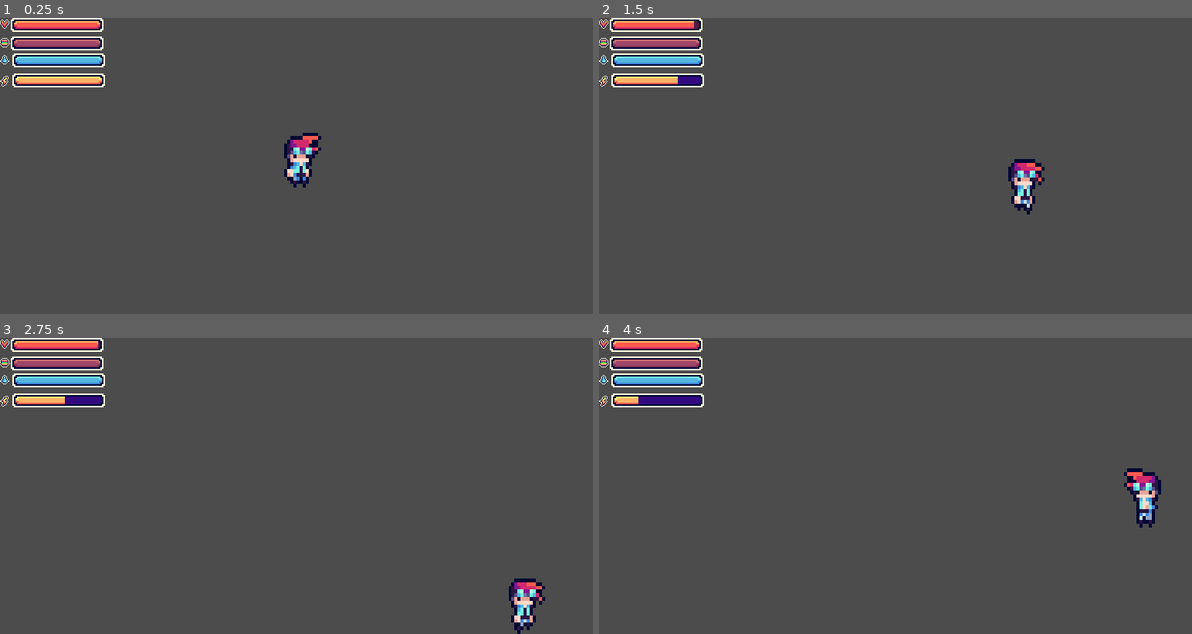
Above: before the commit, frames 1-4 (two rows, left to right).
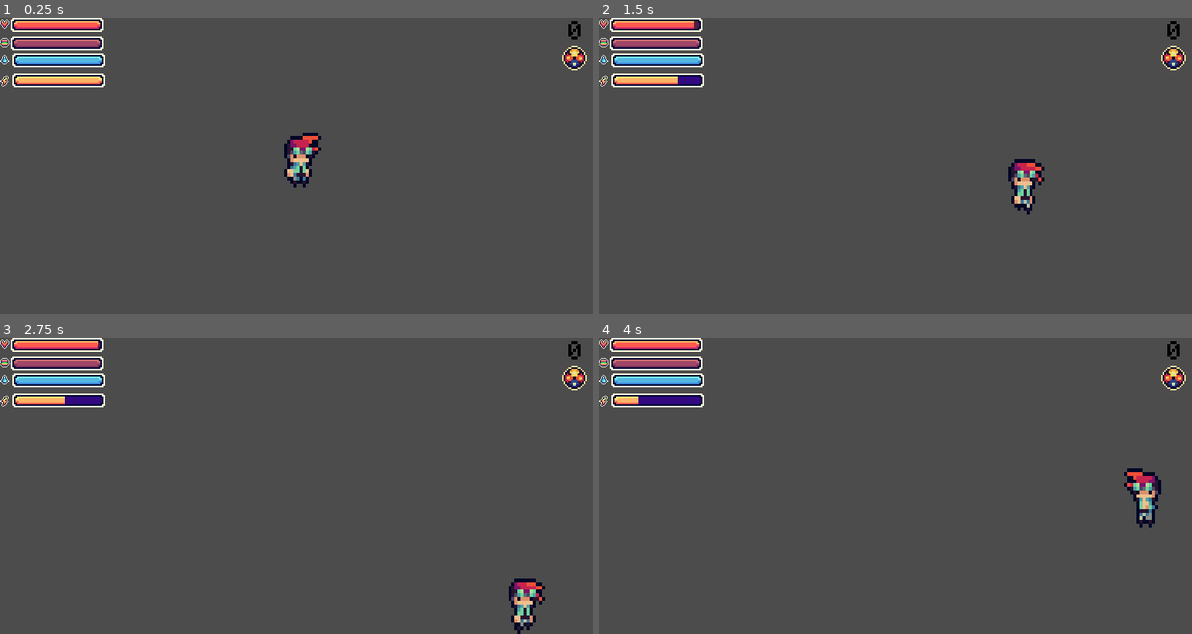
Above: after the commit, the same moments.

Repository: EuBraBo48/ProjetorDaGameJamOcercoDeNewArcadia
Game: Godot game, scene res://EuBraBo/scenes/teas.tscn
The game is run twice, just before and just after one commit, with the same random seed, the same clock (stepped at 60 frames per second) and the same inputs. The project has no main scene, so this scene is started directly.
Inputs:
- Up to frame 1 (0.25 s): no input
- Up to frame 2 (1.5 s): hold D (mv_direito) 0.53-1.28 s; tap Shift (mv_dash) at 0.6, 1.35 s; hold S (mv_baixo) from 1.28 s (still down)
- Up to frame 3 (2.75 s): release S (mv_baixo) at 2.03 s; hold D (mv_direito) from 2.03 s (still down); tap Shift (mv_dash) at 2.1 s
- Up to frame 4 (4 s): release D (mv_direito) at 2.78 s; hold W (mv_cima) 2.78-3.53 s; tap Shift (mv_dash) at 2.85, 3.6 s; hold A (mv_esquerda) from 3.53 s (still down)

The runs differ from the first frame. In frame 1, 0.7% of the frame differs, in the area x 48-99%, y 1-55%; in frame 2, 0.7%; in frame 3, 0.7%; in frame 4, 0.7%.

Commit message:
tempo(dia e noite com os dias )
ja fiz os cistema de dias so falta os inimigos e cabo

Diff:
--- a/GameJam/projetoGameJam/EuBraBo/scenes/teas.tscn
+++ b/GameJam/projetoGameJam/EuBraBo/scenes/teas.tscn
@@ -1,8 +1,9 @@
-[gd_scene load_steps=4 format=2]
+[gd_scene load_steps=5 format=2]
 
 [ext_resource path="res://EuBraBo/scenes/hud.tscn" type="PackedScene" id=1]
 [ext_resource path="res://EuBraBo/scenes/pause_menu.tscn" type="PackedScene" id=2]
 [ext_resource path="res://EuBraBo/scenes/Player.tscn" type="PackedScene" id=3]
+[ext_resource path="res://EuBraBo/scenes/tempo.tscn" type="PackedScene" id=4]
 
 [node name="Node2D" type="Node2D"]
 
@@ -12,3 +13,5 @@
 player_path = NodePath("../Player")
 
 [node name="Player" parent="." instance=ExtResource( 3 )]
+
+[node name="tempo" parent="." instance=ExtResource( 4 )]
--- /dev/null
+++ b/GameJam/projetoGameJam/EuBraBo/scenes/tempo.tscn
@@ -0,0 +1,95 @@
+[gd_scene load_steps=9 format=2]
+
+[ext_resource path="res://EuBraBo/scrips/tempo.gd" type="Script" id=1]
+[ext_resource path="res://EuBraBo/assets/Minecraft.ttf" type="DynamicFontData" id=2]
+[ext_resource path="res://EuBraBo/assets/HUD/TimeHud/DailyClock.png" type="Texture" id=3]
+
+[sub_resource type="Animation" id=1]
+length = 0.001
+tracks/0/type = "value"
+tracks/0/path = NodePath(".:color")
+tracks/0/interp = 1
+tracks/0/loop_wrap = true
+tracks/0/imported = false
+tracks/0/enabled = false
+tracks/0/keys = {
+"times": PoolRealArray( 0 ),
+"transitions": PoolRealArray( 1 ),
+"update": 0,
+"values": [ Color( 0.972549, 0.882353, 0.615686, 1 ) ]
+}
+
+[sub_resource type="Animation" id=2]
+resource_name = "dia-noite"
+length = 1.1
+tracks/0/type = "value"
+tracks/0/path = NodePath(".:color")
+tracks/0/interp = 1
+tracks/0/loop_wrap = true
+tracks/0/imported = false
+tracks/0/enabled = true
+tracks/0/keys = {
+"times": PoolRealArray( 0, 0.2, 0.4, 0.6, 0.8, 1.1 ),
+"transitions": PoolRealArray( 1, 1, 1, 1, 1, 1 ),
+"update": 0,
+"values": [ Color( 0.937255, 0.878431, 0.709804, 1 ), Color( 0.862745, 0.827451, 0.717647, 1 ), Color( 0.788235, 0.752941, 0.647059, 1 ), Color( 0.709804, 0.67451, 0.560784, 1 ), Color( 0.423529, 0.388235, 0.294118, 1 ), Color( 0.443137, 0.431373, 0.407843, 1 ) ]
+}
+
+[sub_resource type="Animation" id=3]
+resource_name = "noite-dia"
+length = 1.5
+tracks/0/type = "value"
+tracks/0/path = NodePath(".:color")
+tracks/0/interp = 1
+tracks/0/loop_wrap = true
+tracks/0/imported = false
+tracks/0/enabled = true
+tracks/0/keys = {
+"times": PoolRealArray( 0, 0.1, 0.3, 0.4, 0.5, 0.7, 0.9, 1.1, 1.5 ),
+"transitions": PoolRealArray( 1, 1, 1, 1, 1, 1, 1, 1, 1 ),
+"update": 0,
+"values": [ Color( 0.588235, 0.580392, 0.556863, 1 ), Color( 0.588235, 0.580392, 0.556863, 1 ), Color( 0.658824, 0.635294, 0.564706, 1 ), Color( 0.788235, 0.737255, 0.584314, 1 ), Color( 0.87451, 0.784314, 0.513726, 1 ), Color( 0.937255, 0.847059, 0.580392, 1 ), Color( 0.937255, 0.847059, 0.580392, 1 ), Color( 0.937255, 0.847059, 0.580392, 1 ), Color( 0.972549, 0.882353, 0.615686, 1 ) ]
+}
+
+[sub_resource type="Theme" id=5]
+Label/colors/font_color = Color( 0, 0, 0, 1 )
+
+[sub_resource type="DynamicFont" id=4]
+font_data = ExtResource( 2 )
+
+[node name="tempo" type="Node2D"]
+script = ExtResource( 1 )
+
+[node name="CanvasTempo" type="CanvasModulate" parent="."]
+color = Color( 0.937255, 0.878431, 0.709804, 1 )
+
+[node name="AnimDiaNoite" type="AnimationPlayer" parent="."]
+root_node = NodePath("../CanvasTempo")
+autoplay = "RESET"
+anims/RESET = SubResource( 1 )
+anims/dia-noite = SubResource( 2 )
+anims/noite-dia = SubResource( 3 )
+
+[node name="dia" type="Timer" parent="."]
+wait_time = 180.0
+autostart = true
+
+[node name="noite" type="Timer" parent="."]
+wait_time = 170.0
+autostart = true
+
+[node name="DailyClock" type="Sprite" parent="."]
+position = Vector2( 372, 26 )
+texture = ExtResource( 3 )
+
+[node name="numeroDias" type="Label" parent="."]
+margin_left = 368.0
+margin_top = 2.0
+margin_right = 403.0
+margin_bottom = 18.0
+theme = SubResource( 5 )
+custom_fonts/font = SubResource( 4 )
+text = "0"
+
+[connection signal="timeout" from="dia" to="." method="_on_dia_timeout"]
+[connection signal="timeout" from="noite" to="." method="_on_noite_timeout"]
--- a/GameJam/projetoGameJam/EuBraBo/scrips/Player.gd
+++ b/GameJam/projetoGameJam/EuBraBo/scrips/Player.gd
@@ -41,13 +41,12 @@
 	emit_signal("player_stats_changer")
 
 
-
+	#aquie regeneração da vida e da stamina falta a fome que tem qeu come e a agua
 	var new_health = min(health + health_recovery * delta, max_health)
 	if new_health != health and hunger == 100 and water == 100:
 		print('to com fome')
 		health = new_health
 		emit_signal("player_stats_changer",self)
-		#print("testevida")
 	var new_stamina = min(stamina +  stamina_recorvey * delta, max_stamina)
 	if new_stamina != stamina:
 		print("teste")
@@ -93,7 +92,7 @@
 	elif velocity.x < 0:
 		sprite__player.flip_h = true
 
-#falta o dash para fimaniza a movintação total do nosso pleyer
+
 
 
 
@@ -114,6 +113,7 @@
 				print("damo")
 				print(health)
 				emit_signal("player_stats_changer",self)
+# aquie a dash do personagems
 func stamina_bar() -> void:
 	if Input.is_action_just_pressed("mv_dash") and stamina > 2:
 		speed = 300
--- /dev/null
+++ b/GameJam/projetoGameJam/EuBraBo/scrips/tempo.gd
@@ -0,0 +1,26 @@
+extends Node2D
+
+onready var anim_dia_noite = $AnimDiaNoite
+
+onready var dia = $dia
+onready var noite = $noite
+onready var numero_dia = $numeroDias
+var dia4  = 0 # aqui está o dias
+
+
+# aqui e o tempo do dias
+func _on_dia_timeout():
+	dia.stop()
+	noite.start()
+	anim_dia_noite.play("dia-noite")
+
+
+
+#aqui e o tempo da noite
+func _on_noite_timeout():
+	dia4 += 1
+	noite.stop()
+	dia.start()
+	print("testenoit")
+	anim_dia_noite.play("noite-dia")
+	numero_dia.text = str(dia4)
